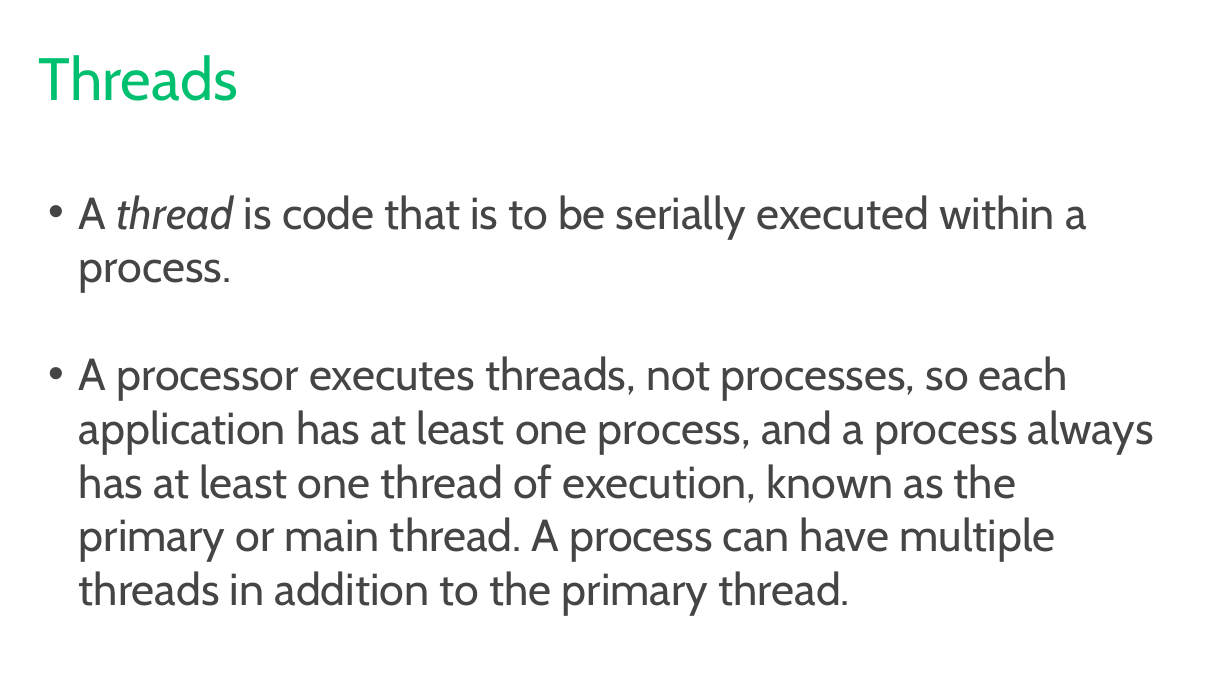
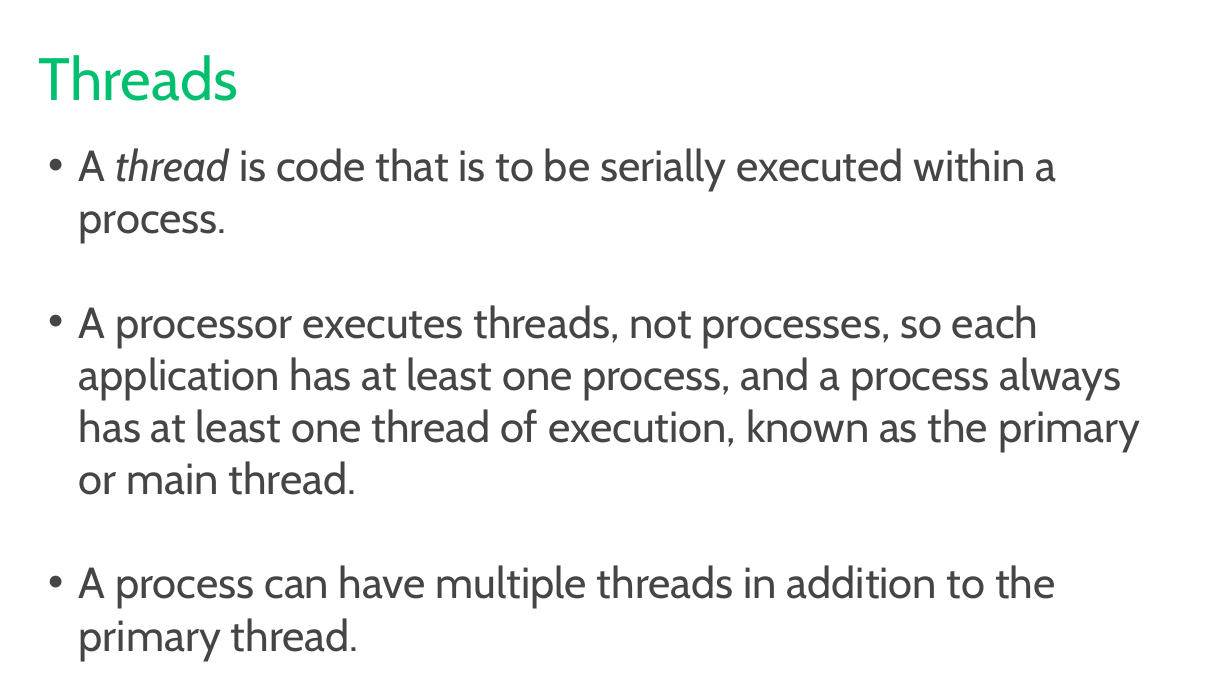
Before and after one commit to AndieCap/SQL-Saturday-Asnyc-Or-Parallel-Session-Abstract, a slide deck: slide 4 of PASS_SQLSaturday_PowerPoint.pptx. Drawn at 1232x693 pixels with LibreOffice and Linux fonts; fonts in the diff are those of the drawing; background and template pictures are left out. Boxes give left, top, right and bottom in pixels: in the first picture for what was removed or moved away, otherwise in the second. Text is boxed around its words. In the diff, an @@ line names an element or a change of style, - is before the commit and + after.

```diff
--- a/PASS_SQLSaturday_PowerPoint.pptx
+++ b/PASS_SQLSaturday_PowerPoint.pptx
@@ text "A thread is code that ...": place and size @@
-text "A thread is code that ..." at bbox=[79, 195, 1154, 615]
+text "A thread is code that ..." at bbox=[79, 148, 1140, 661]
@@ text at bbox=[79, 148, 1057, 244]: size 33 to 32 pt in "A thread is code that is to ..." @@
@@ text at bbox=[79, 305, 1140, 661]: text changed; size 33 to 32 pt @@
-• A processor executes threads, not processes, so each application has at least one process, and a process always has at least one thread of execution, known as the primary or main thread. A process can have multiple threads in addition to the primary thread.
+• A processor executes threads, not processes, so each application has at least one process, and a process always has at least one thread of execution, known as the primary or main thread.
+• A process can have multiple threads in addition to the primary thread.
```
Also in this commit, not shown: 4 other slides changed, 2 slides added, 1 slide removed, 13 other files.
